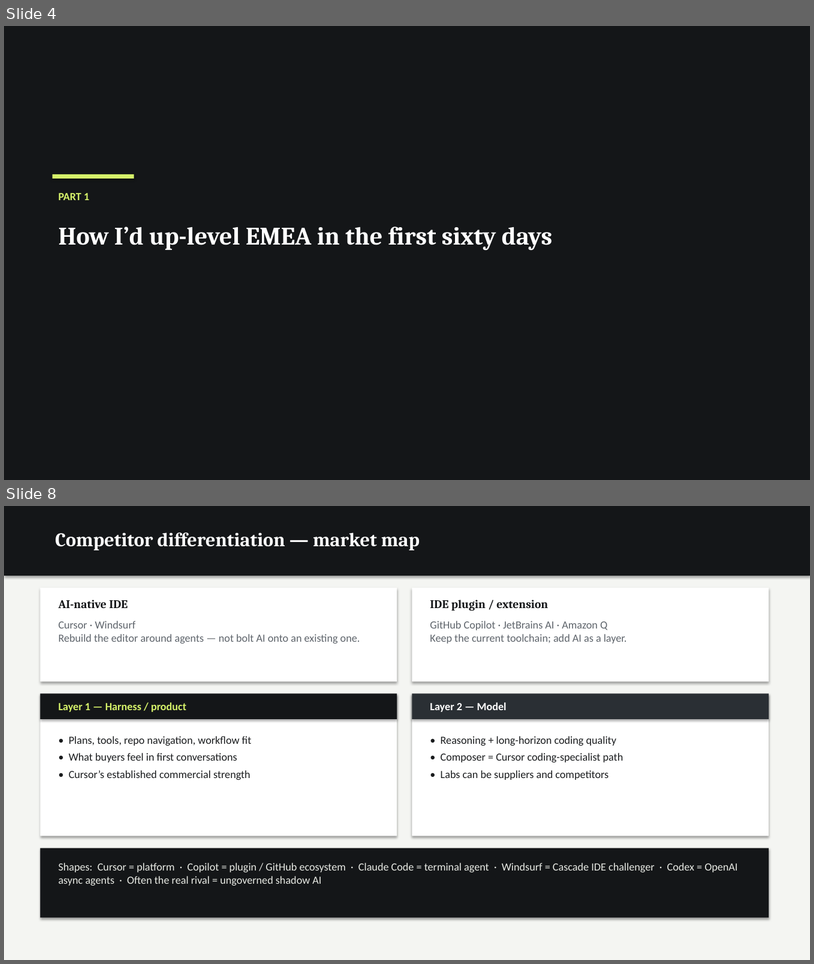
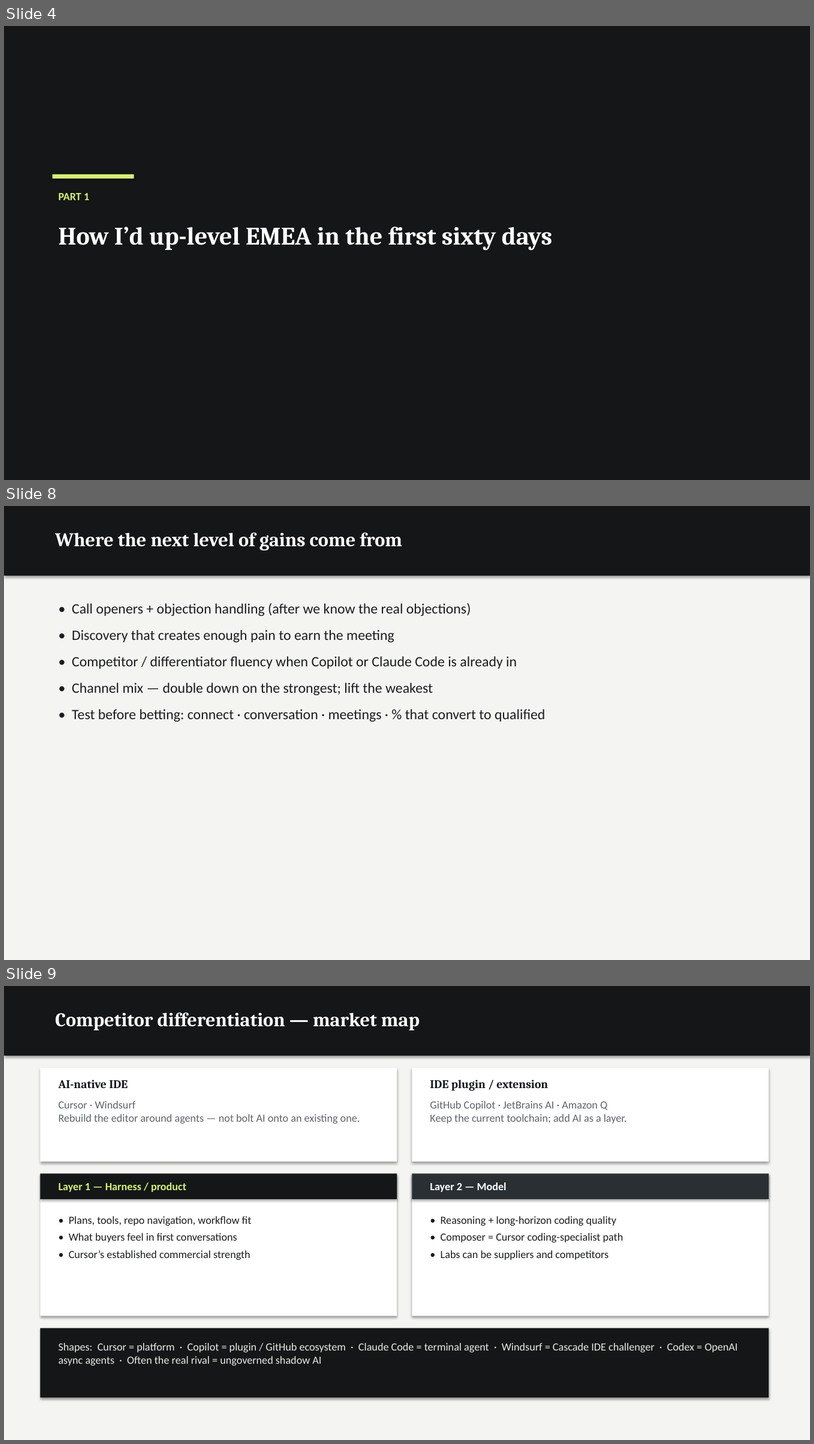
Before and after one commit to dempseli01-stack/lindsey, a slide deck: Lindsey_Presentation.pptx. Shown one above the other, each under a label of ours: slides 4 and 8 before the commit, slides 4, 8 and 9 after it; the slides between them are not shown. The pictures are 814x964 and 814x1444 pixels, drawn with LibreOffice and Linux fonts; fonts in the diff are those of the drawing. Boxes give left, top, right and bottom in pixels: in the first picture for what was removed or moved away, otherwise in the second. Text is boxed around its words. In the diff, an @@ line names an element or a change of style, - is before the commit and + after.

```diff
--- a/Lindsey_Presentation.pptx
+++ b/Lindsey_Presentation.pptx
@@ slide 8 added at (x1=4, y1=506, x2=810, y2=960), background #FFFFFF @@
@@ rectangle added at (x1=4, y1=506, x2=810, y2=960), fill #F4F5F2 @@
@@ rectangle added at (x1=4, y1=506, x2=810, y2=576), fill #141618 @@
@@ text added at (x1=55, y1=532, x2=402, y2=550), 23 pt, text #FFFFFF, bold @@
+Where the next level of gains come from
@@ text added at (x1=72, y1=603, x2=545, y2=721), 17 pt, text #1A1C1E @@
+• Call openers + objection handling (after we know the real objections)
+• Discovery that creates enough pain to earn the meeting
+• Competitor / differentiator fluency when Copilot or Claude Code is already in
+• Channel mix — double down on the strongest; lift the weakest
+• Test before betting: connect · conversation · meetings · % that convert to qualified
@@ what was slide 8 is now slide 9 @@
```
Also in this commit, not shown: 5 other slides added, 5 slides removed, 2 other files.
